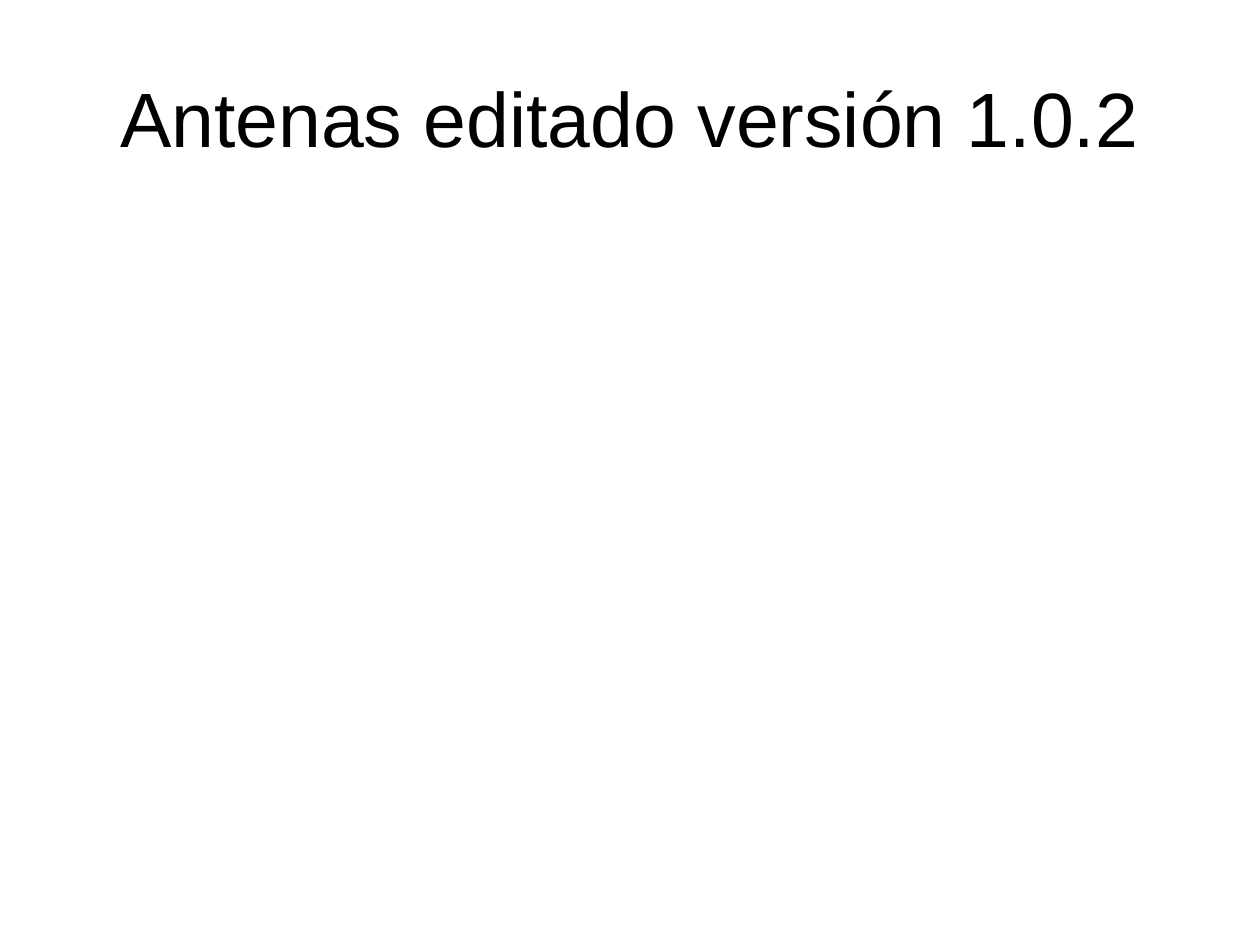
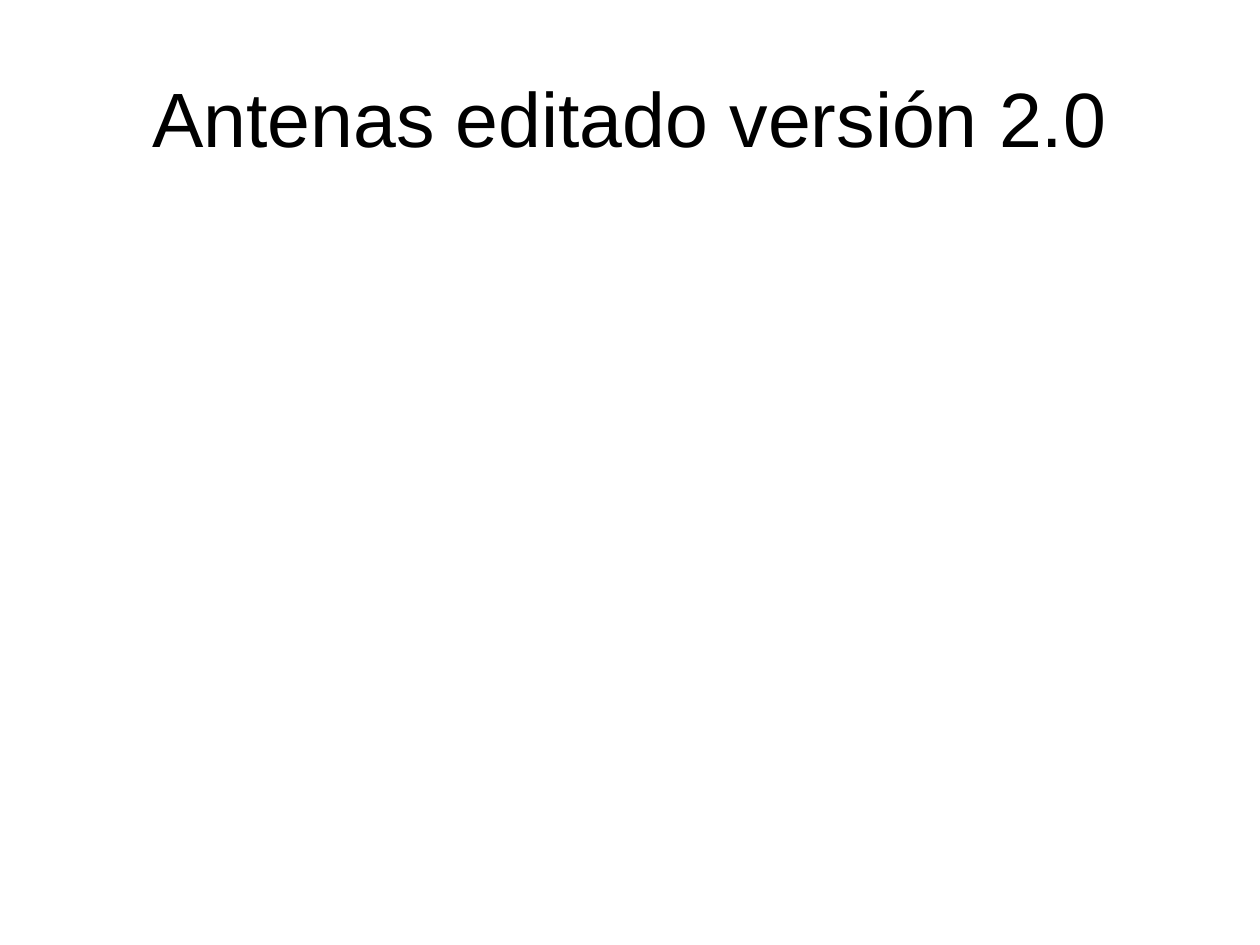
Before and after one commit to joelcruzlipe/Xpotron-UNSA, a slide deck: slide 1 of Antenas_INTA.ppt. Drawn at 1260x945 pixels with LibreOffice and Linux fonts; fonts in the diff are those of the drawing; background and template pictures are left out. Boxes give left, top, right and bottom in pixels: in the first picture for what was removed or moved away, otherwise in the second. Text is boxed around its words. In the diff, an @@ line names an element or a change of style, - is before the commit and + after.

Commit message:
Cambiado por FV

```diff
--- a/Antenas_INTA.ppt
+++ b/Antenas_INTA.ppt
@@ title at box(152, 90, 1106, 148): text changed @@
-Antenas editado versión 1.0.2
+Antenas editado versión 2.0
```
